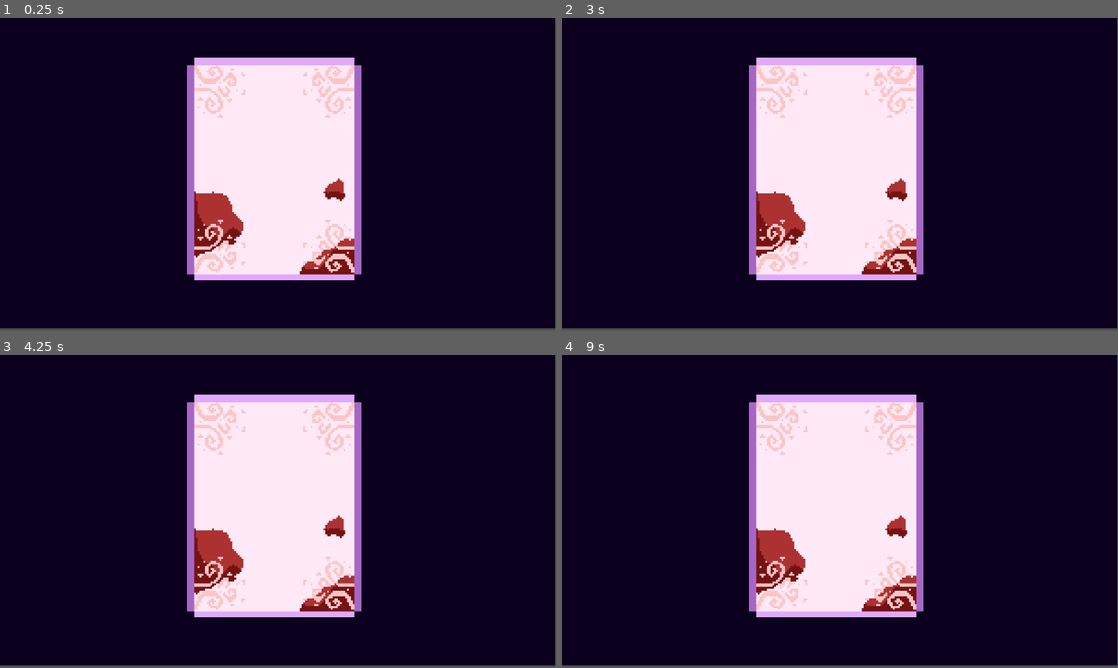
Above: before the commit, frames 1-4 (two rows, left to right).
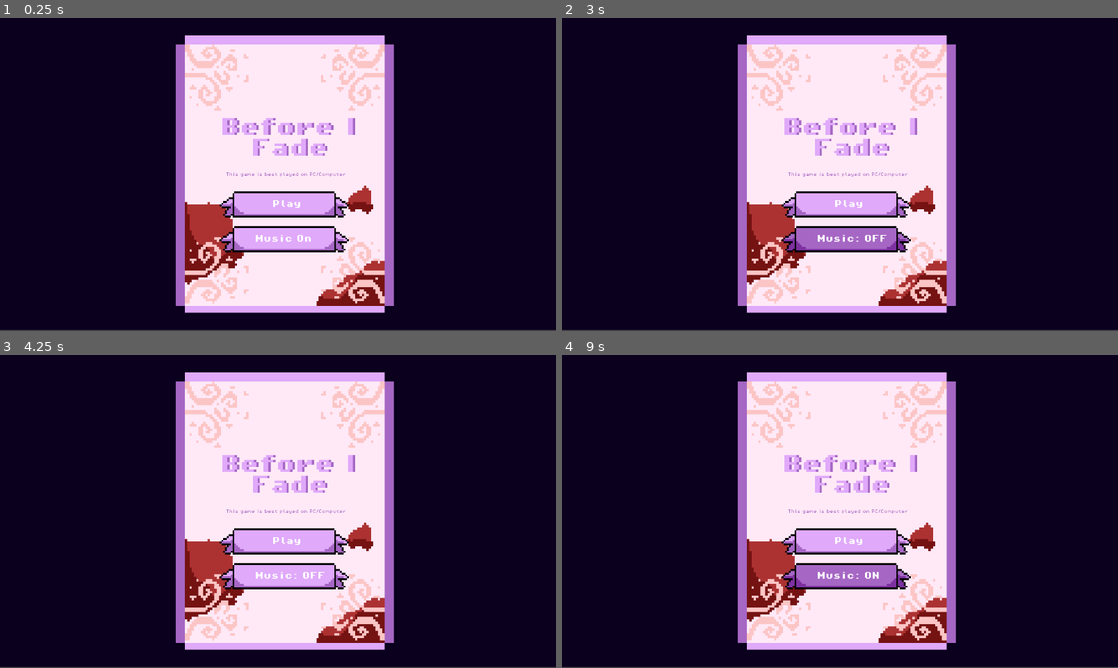
Above: after the commit, the same moments.

Repository: vishyyyyyyyyy/before-i-fade
Game: Godot game, scene res://menu.tscn
Same seed, same stepped clock (60 frames per second), same inputs: the game is played once before the commit and once after it. Before the commit the project has no main scene; this scene is started directly in both runs. Sound files missing from this copy of the repository are replaced by a short silence.
Inputs (mouse positions are in pixels of both pictures, inside the frame that each line leads up to):
- Up to frame 1 (0.25 s): no input
- Up to frame 2 (3 s): tap Enter at 0.5, 2 s; move the mouse to (962, 158) at 0.52 s; hold Right (ui_right) 0.53-1.28 s; click (962, 158) at 0.67 s; tap Space at 1.25, 2.75 s; move the mouse to (728, 190) at 1.27 s; hold Down (ui_down) 1.28-2.03 s; click (728, 190) at 1.42 s; move the mouse to (895, 105) at 2.02 s; hold Right (ui_right) 2.03-2.78 s; click (895, 105) at 2.17 s; move the mouse to (812, 237) at 2.77 s; hold Up (ui_up) from 2.78 s (still down); click (812, 237) at 2.92 s
- Up to frame 3 (4.25 s): tap Enter at 3.5 s; move the mouse to (444, 558) at 3.52 s; release Up (ui_up) at 3.53 s; hold Left (ui_left) from 3.53 s (still down); click (444, 558) at 3.67 s
- Up to frame 4 (9 s): tap Space at 4.25 s; move the mouse to (673, 464) at 4.27 s; click (673, 464) at 4.42 s; move the mouse to (867, 511) at 5.02 s; release Left (ui_left) at 5.03 s; hold Down (ui_down) 5.03-5.78 s; click (867, 511) at 5.17 s; move the mouse to (756, 433) at 5.77 s; hold Right (ui_right) 5.78-6.53 s; click (756, 433) at 5.92 s; move the mouse to (962, 495) at 6.52 s; hold Up (ui_up) 6.53-7.28 s; click (962, 495) at 6.67 s; move the mouse to (728, 527) at 7.27 s; hold Right (ui_right) 7.28-8.03 s; click (728, 527) at 7.42 s; move the mouse to (895, 442) at 8.02 s; hold Down (ui_down) 8.03-8.78 s; click (895, 442) at 8.17 s; move the mouse to (812, 574) at 8.77 s; hold Left (ui_left) from 8.78 s (still down); click (812, 574) at 8.92 s
The window is 799x449 before the commit and 800x450 after it. Grey fills any space a smaller window leaves; there, only what the larger window draws over its background counts as a difference.

The runs differ from the first frame. In frame 1, 24% of the frame differs, in the area x 0-100%, y 0-100%; in frame 2, 24%; in frame 3, 24%; in frame 4, 24%.

Commit message:
menu screen + global audio

Diff:
--- /dev/null
+++ b/menu.gd
@@ -0,0 +1,16 @@
+extends Area2D
+
+@export var normal_texture: Texture2D
+@export var hover_texture: Texture2D
+
+@onready var sprite: Sprite2D = $Sprite2D
+
+func _ready():
+	sprite.texture = normal_texture
+
+func _on_menu_banner_mouse_entered() -> void:
+	sprite.texture = hover_texture
+	print("HOVER ENTERED")
+
+func _on_menu_banner_mouse_exited() -> void:
+		sprite.texture = normal_texture
--- a/menu.tscn
+++ b/menu.tscn
@@ -1,16 +1,225 @@
-[gd_scene load_steps=2 format=3 uid="uid://hxlbodxn7xym"]
+[gd_scene load_steps=13 format=3 uid="uid://hxlbodxn7xym"]
 
 [ext_resource type="Texture2D" uid="uid://dv746isbi2w8i" path="res://assets/menucard.png" id="1_lti8b"]
+[ext_resource type="FontFile" uid="uid://34moo7dyj82k" path="res://fonts/PixelOperator8-Bold.ttf" id="2_ouk20"]
+[ext_resource type="Texture2D" uid="uid://b8nttmsvomuxd" path="res://assets/menubanner.png" id="4_ytr4m"]
+[ext_resource type="Script" uid="uid://ds0cqe4afyhdh" path="res://menu_banner_2.gd" id="5_ecwwl"]
+[ext_resource type="Texture2D" uid="uid://dyce6op8rlb3j" path="res://assets/menubanner2.png" id="5_l48gv"]
+[ext_resource type="Script" uid="uid://dh6h24fx1s7m" path="res://menu_banner.gd" id="5_ytr4m"]
+[ext_resource type="FontFile" uid="uid://ypiro7g7gq5h" path="res://fonts/PixelOperator8.ttf" id="6_l48gv"]
+
+[sub_resource type="RectangleShape2D" id="RectangleShape2D_l48gv"]
+size = Vector2(209.5, 49)
+
+[sub_resource type="RectangleShape2D" id="RectangleShape2D_ecwwl"]
+size = Vector2(208, 49)
+
+[sub_resource type="Animation" id="Animation_kk3ma"]
+length = 0.001
+tracks/0/type = "value"
+tracks/0/imported = false
+tracks/0/enabled = true
+tracks/0/path = NodePath(".:visible_ratio")
+tracks/0/interp = 1
+tracks/0/loop_wrap = true
+tracks/0/keys = {
+"times": PackedFloat32Array(0),
+"transitions": PackedFloat32Array(1),
+"update": 0,
+"values": [0.0]
+}
+
+[sub_resource type="Animation" id="Animation_ecwwl"]
+resource_name = "fade_in"
+length = 5.0
+tracks/0/type = "value"
+tracks/0/imported = false
+tracks/0/enabled = true
+tracks/0/path = NodePath(".:visible_ratio")
+tracks/0/interp = 1
+tracks/0/loop_wrap = true
+tracks/0/keys = {
+"times": PackedFloat32Array(-0.133333, 3.03333),
+"transitions": PackedFloat32Array(1, 1),
+"update": 0,
+"values": [0.0, 1.0]
+}
+
+[sub_resource type="AnimationLibrary" id="AnimationLibrary_nrnbx"]
+_data = {
+&"RESET": SubResource("Animation_kk3ma"),
+&"fade_in": SubResource("Animation_ecwwl")
+}
 
 [node name="Node2D" type="Node2D"]
 
-[node name="Menucard" type="Sprite2D" parent="."]
-z_index = 1
-position = Vector2(569, 313)
-scale = Vector2(3.78125, 3.91798)
+[node name="Node" type="Node" parent="."]
+
+[node name="Play" type="Area2D" parent="Node"]
+z_index = 1
+position = Vector2(114, -1)
+script = ExtResource("5_ytr4m")
+normal_texture = ExtResource("4_ytr4m")
+hover_texture = ExtResource("5_l48gv")
+
+[node name="Sprite2D" type="Sprite2D" parent="Node/Play"]
+z_index = 1
+position = Vector2(475, 372)
+scale = Vector2(3.83789, 3.83789)
+texture = ExtResource("4_ytr4m")
+
+[node name="Label" type="Label" parent="Node/Play"]
+z_index = 1
+offset_left = 450.0
+offset_top = 378.0
+offset_right = 518.0
+offset_bottom = 400.0
+theme_override_fonts/font = ExtResource("2_ouk20")
+text = "Play "
+
+[node name="CollisionShape2D" type="CollisionShape2D" parent="Node/Play"]
+z_index = 1
+position = Vector2(475.75, 387.25)
+shape = SubResource("RectangleShape2D_l48gv")
+
+[node name="Music" type="Area2D" parent="Node"]
+z_index = 1
+position = Vector2(114, -1)
+script = ExtResource("5_ecwwl")
+normal_texture = ExtResource("4_ytr4m")
+hover_texture = ExtResource("5_l48gv")
+
+[node name="Sprite2D" type="Sprite2D" parent="Node/Music"]
+z_index = 1
+position = Vector2(475, 444)
+scale = Vector2(3.83789, 3.83789)
+texture = ExtResource("4_ytr4m")
+
+[node name="Label" type="Label" parent="Node/Music"]
+z_index = 1
+offset_left = 414.0
+offset_top = 450.0
+offset_right = 532.0
+offset_bottom = 472.0
+theme_override_fonts/font = ExtResource("2_ouk20")
+text = "Music On"
+
+[node name="CollisionShape2D" type="CollisionShape2D" parent="Node/Music"]
+z_index = 1
+position = Vector2(475, 458.5)
+shape = SubResource("RectangleShape2D_ecwwl")
+
+[node name="Menucard" type="Sprite2D" parent="Node"]
+z_index = 1
+position = Vector2(590, 323)
+scale = Vector2(4.69922, 4.86914)
 texture = ExtResource("1_lti8b")
 
+[node name="Title" type="Node" parent="Node"]
+
+[node name="Label" type="Label" parent="Node/Title"]
+z_index = 1
+offset_left = 371.0
+offset_top = 207.0
+offset_right = 836.0
+offset_bottom = 290.0
+theme_override_colors/font_color = Color(0.65098, 0.403922, 0.768627, 1)
+theme_override_fonts/font = ExtResource("2_ouk20")
+theme_override_font_sizes/font_size = 40
+text = "Before I
+Fade"
+horizontal_alignment = 1
+
+[node name="Label2" type="Label" parent="Node/Title"]
+z_index = 1
+offset_left = 413.0
+offset_top = 207.0
+offset_right = 785.0
+offset_bottom = 290.0
+theme_override_colors/font_color = Color(0.878431, 0.662745, 0.980392, 1)
+theme_override_fonts/font = ExtResource("2_ouk20")
+theme_override_font_sizes/font_size = 40
+text = "Before I
+Fade"
+horizontal_alignment = 1
+
 [node name="ColorRect" type="ColorRect" parent="."]
-offset_right = 1153.0
-offset_bottom = 644.0
+offset_right = 1156.0
+offset_bottom = 646.0
+mouse_filter = 2
 color = Color(0.0445055, 0.0028923, 0.119582, 1)
+
+[node name="Node2" type="Node" parent="."]
+
+[node name="Title2" type="Node" parent="Node2"]
+
+[node name="Label" type="Label" parent="Node2/Title2"]
+visible = false
+z_index = 1
+offset_left = 371.0
+offset_top = 207.0
+offset_right = 836.0
+offset_bottom = 290.0
+theme_override_colors/font_color = Color(0.65098, 0.403922, 0.768627, 1)
+theme_override_fonts/font = ExtResource("2_ouk20")
+theme_override_font_sizes/font_size = 40
+text = "Warning"
+horizontal_alignment = 1
+
+[node name="Label2" type="Label" parent="Node2/Title2"]
+visible = false
+z_index = 1
+offset_left = 413.0
+offset_top = 207.0
+offset_right = 785.0
+offset_bottom = 290.0
+theme_override_colors/font_color = Color(0.878431, 0.662745, 0.980392, 1)
+theme_override_fonts/font = ExtResource("2_ouk20")
+theme_override_font_sizes/font_size = 40
+text = "Warning"
+horizontal_alignment = 1
+
+[node name="subtitle" type="Label" parent="Node2"]
+z_index = 1
+offset_left = 468.0
+offset_top = 320.0
+offset_right = 717.0
+offset_bottom = 332.0
+theme_override_colors/font_color = Color(0.65098, 0.403922, 0.768627, 1)
+theme_override_fonts/font = ExtResource("6_l48gv")
+theme_override_font_sizes/font_size = 8
+text = "This game is best played on PC/Computer"
+horizontal_alignment = 1
+
+[node name="AnimationPlayer" type="AnimationPlayer" parent="Node2"]
+root_node = NodePath("Label")
+libraries = {
+&"": SubResource("AnimationLibrary_nrnbx")
+}
+
+[node name="Label" type="Label" parent="Node2/AnimationPlayer"]
+z_index = 2
+offset_left = 400.0
+offset_top = 273.0
+offset_right = 778.0
+offset_bottom = 335.0
+theme_override_colors/font_color = Color(0.65098, 0.403922, 0.768627, 1)
+theme_override_fonts/font = ExtResource("6_l48gv")
+theme_override_font_sizes/font_size = 16
+text = "This game discusses topics
+about death,murder, and blood"
+horizontal_alignment = 1
+visible_characters = 0
+visible_ratio = 0.0
+
+[connection signal="mouse_entered" from="Node/Play" to="." method="_on_menu_banner_mouse_entered"]
+[connection signal="mouse_entered" from="Node/Play" to="Node/Play" method="_on_mouse_entered"]
+[connection signal="mouse_exited" from="Node/Play" to="." method="_on_menu_banner_mouse_exited"]
+[connection signal="mouse_exited" from="Node/Play" to="Node/Play" method="_on_mouse_exited"]
+[connection signal="mouse_shape_exited" from="Node/Play" to="Node/Play" method="_on_mouse_shape_exited"]
+[connection signal="mouse_entered" from="Node/Music" to="." method="_on_menu_banner_mouse_entered"]
+[connection signal="mouse_entered" from="Node/Music" to="Node/Play" method="_on_menu_banner_2_mouse_entered"]
+[connection signal="mouse_entered" from="Node/Music" to="Node/Music" method="_on_mouse_entered"]
+[connection signal="mouse_exited" from="Node/Music" to="." method="_on_menu_banner_mouse_exited"]
+[connection signal="mouse_exited" from="Node/Music" to="Node/Music" method="_on_mouse_exited"]
+[connection signal="mouse_shape_exited" from="Node/Music" to="Node/Music" method="_on_mouse_shape_exited"]
--- /dev/null
+++ b/menu_banner.gd
@@ -0,0 +1,45 @@
+extends Area2D
+
+@export var normal_texture: Texture2D
+@export var hover_texture: Texture2D
+
+@onready var sprite: Sprite2D = $Sprite2D
+
+func _ready():
+	sprite.texture = normal_texture
+	input_pickable = true
+
+func _on_mouse_entered():
+	sprite.texture = hover_texture
+	print("hover works")
+
+func _on_mouse_exited():
+	sprite.texture = normal_texture
+	print("exited")
+
+
+func _input_event(viewport, event, shape_idx):
+	if event is InputEventMouseButton \
+	and event.pressed \
+	and event.button_index == MOUSE_BUTTON_LEFT:
+		clear_screen()
+		add_screen()
+
+func clear_screen():
+	$Sprite2D.visible=false
+	$Label.visible=false
+	$"../Music/Sprite2D".visible=false
+	$"../Music/Label".visible=false
+	$"../Title/Label".visible=false
+	$"../Title/Label2".visible=false
+	$"../Music/CollisionShape2D".disabled =true
+	$CollisionShape2D.disabled=true
+	$"../../Node2/subtitle".visible=false
+	# or load next scene
+	# get_tree().change_scene_to_file("res://scenes/bedroom.tscn")
+
+func add_screen():
+	$"../../Node2/Title2/Label".visible=true
+	$"../../Node2/Title2/Label2".visible=true
+	$"../../Node2/AnimationPlayer/Label".visible=true
+	$"../../Node2/AnimationPlayer".play("fade_in")
--- /dev/null
+++ b/menu_banner_2.gd
@@ -0,0 +1,27 @@
+extends Area2D
+
+@export var normal_texture: Texture2D
+@export var hover_texture: Texture2D
+
+@onready var sprite: Sprite2D = $Sprite2D
+@onready var label: Label = $Label
+
+func _ready():
+	sprite.texture = normal_texture
+	input_pickable = true
+
+func _on_mouse_entered():
+	sprite.texture = hover_texture
+	print("hover works")
+
+func _on_mouse_exited():
+	sprite.texture = normal_texture
+	print("exited")
+
+
+var music_on := true
+
+func _input_event(viewport, event, shape_idx):
+	if event is InputEventMouseButton and event.pressed and event.button_index == MOUSE_BUTTON_LEFT:
+		MusicManager.toggle_music()
+		label.text = "Music: ON" if MusicManager.music_on else "Music: OFF"
--- a/project.godot
+++ b/project.godot
@@ -11,8 +11,25 @@
 [application]
 
 config/name="codedex 2025 winter game jam"
+run/main_scene="uid://hxlbodxn7xym"
 config/features=PackedStringArray("4.4", "GL Compatibility")
 config/icon="res://assets/icon.svg"
+
+[autoload]
+
+MusicManager="*res://scripts/musicmanager.gd"
+
+[display]
+
+window/stretch/mode="viewport"
+
+[input]
+
+click={
+"deadzone": 0.2,
+"events": [Object(InputEventMouseButton,"resource_local_to_scene":false,"resource_name":"","device":-1,"window_id":0,"alt_pressed":false,"shift_pressed":false,"ctrl_pressed":false,"meta_pressed":false,"button_mask":0,"position":Vector2(0, 0),"global_position":Vector2(0, 0),"factor":1.0,"button_index":1,"canceled":false,"pressed":false,"double_click":false,"script":null)
+]
+}
 
 [rendering]
 
--- /dev/null
+++ b/scripts/musicmanager.gd
@@ -0,0 +1,30 @@
+extends Node
+
+var music_on := true
+var music_player: AudioStreamPlayer
+
+func _ready():
+	music_player = AudioStreamPlayer.new()
+	add_child(music_player)
+
+	var music_stream = preload("res://assets/audio/Story of Maple_mp3.mp3") as AudioStream
+	music_player.stream = music_stream
+	music_player.autoplay = music_on
+
+	if music_on:
+		music_player.play()
+
+	# Connect finished signal to loop
+	music_player.finished.connect(_on_music_finished)
+
+func _on_music_finished():
+	if music_on:
+		music_player.play()
+
+
+func toggle_music():
+	music_on = !music_on
+	if music_on:
+		music_player.play()
+	else:
+		music_player.stop()
Not shown, added: assets/audio/Story of Maple_mp3.mp3.import
Not shown, changed: assets/pixel-characters/ghost.png.import
Binary file added: fonts/PixelOperator8-Bold.ttf
Not shown, added: fonts/PixelOperator8-Bold.ttf.import
Binary file added: fonts/PixelOperator8.ttf
Not shown, added: fonts/PixelOperator8.ttf.import
Not shown, added: menu.gd.uid
Not shown, added: menu_banner.gd.uid
Not shown, added: menu_banner_2.gd.uid
Not shown: 1 places in scenes/blob_ghost_player.tscn that only renumber resources
Not shown, added: scripts/musicmanager.gd.uid
Not shown, added: assets/audio/Story of Maple_mp3.mp3
